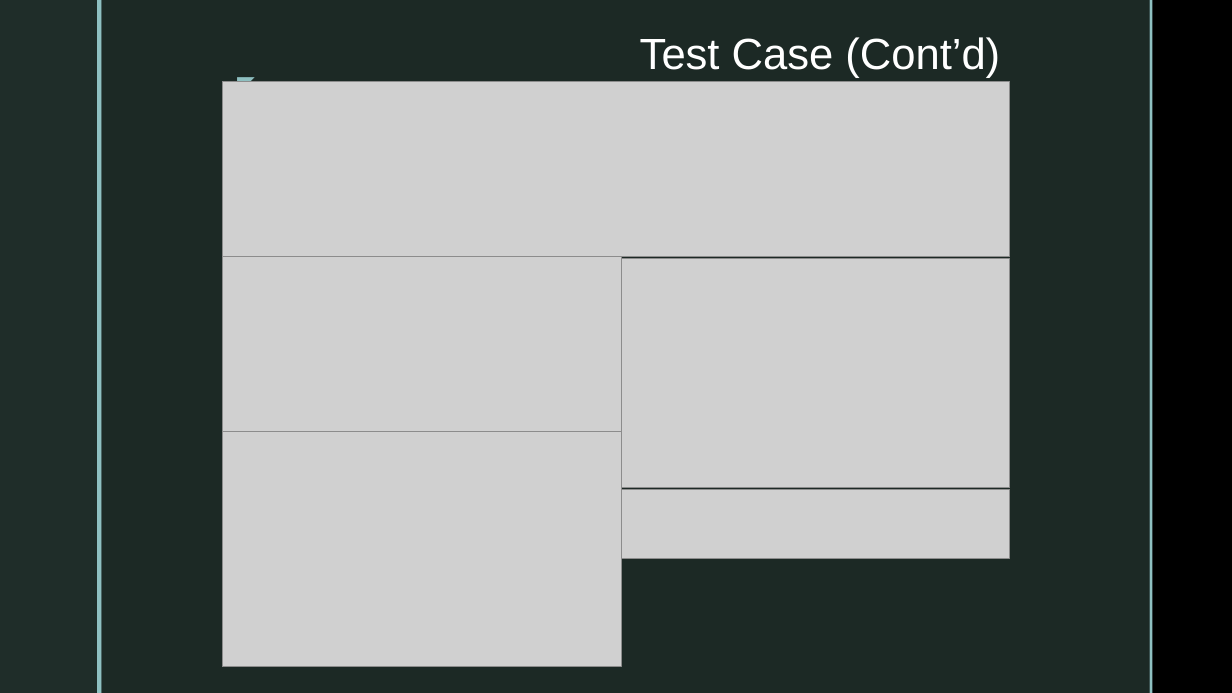
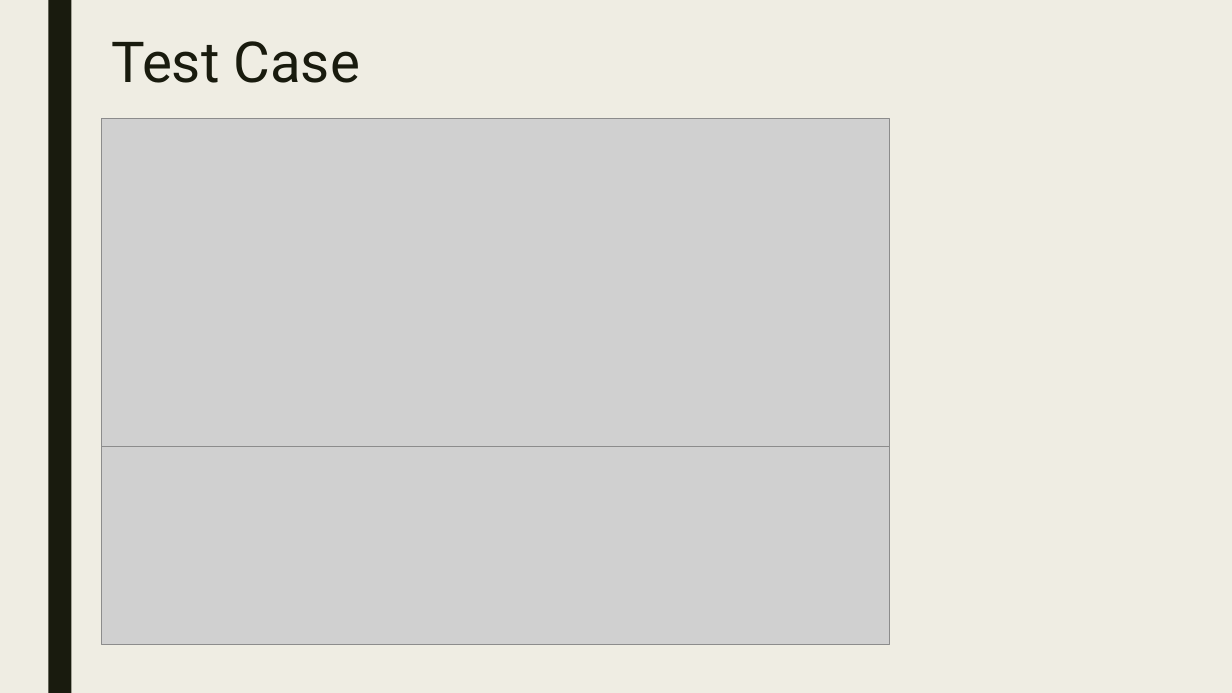
Before and after one commit to ZhongQiyu/sp23-cs608-midterm, a slide deck: slide 6 of CS608 Group 1 Midterm Presentation.pptx. Drawn at 1232x693 pixels with LibreOffice and Linux fonts; fonts in the diff are those of the drawing; grey boxes stand for pictures; background and template pictures are left out. Boxes give left, top, right and bottom in pixels: in the first picture for what was removed or moved away, otherwise in the second. Text is boxed around its words. In the diff, an @@ line names an element or a change of style, - is before the commit and + after.

```diff
--- a/CS608 Group 1 Midterm Presentation.pptx
+++ b/CS608 Group 1 Midterm Presentation.pptx
@@ background picture (left out) to #EFEDE3 @@
@@ rectangle: place and size @@
-rectangle at bbox=[0, 0, 97, 693]
+rectangle at bbox=[48, 0, 71, 693]
@@ rectangle at bbox=[48, 0, 71, 693]: fill #1F2D29 to #191B0E @@
@@ rectangle removed at bbox=[97, 0, 102, 693] @@
@@ rectangle removed at bbox=[102, 0, 1150, 693] @@
@@ rectangle removed at bbox=[1150, 0, 1153, 693] @@
@@ title at bbox=[111, 41, 360, 83]: text changed; size 34 to 44 pt; font Arial to Roboto; text colour #FFFFFF to #191B0E @@
-Test Case (Cont’d)
+Test Case
@@ text removed at bbox=[222, 65, 263, 102] @@
-◤
@@ picture removed at bbox=[222, 81, 1010, 256] @@
@@ picture added at bbox=[102, 119, 890, 446] @@
@@ picture removed at bbox=[222, 257, 621, 432] @@
@@ picture removed at bbox=[621, 259, 1010, 488] @@
@@ picture added at bbox=[102, 446, 890, 645] @@
@@ picture removed at bbox=[222, 432, 621, 667] @@
@@ picture removed at bbox=[621, 490, 1010, 558] @@
```
Also in this commit, not shown: 7 other slides changed, 1 slide added, 1 slide removed.
